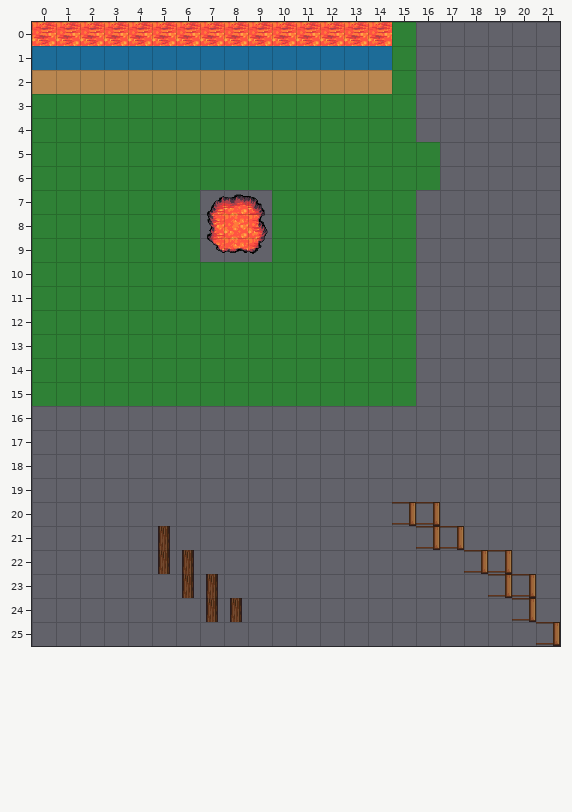
Level history. Tiled map: raw/map01.tmx. The first picture shows the starting point.
Cells are 32x32 px. Shown: x 0..21, y 0..25.
Once edited:
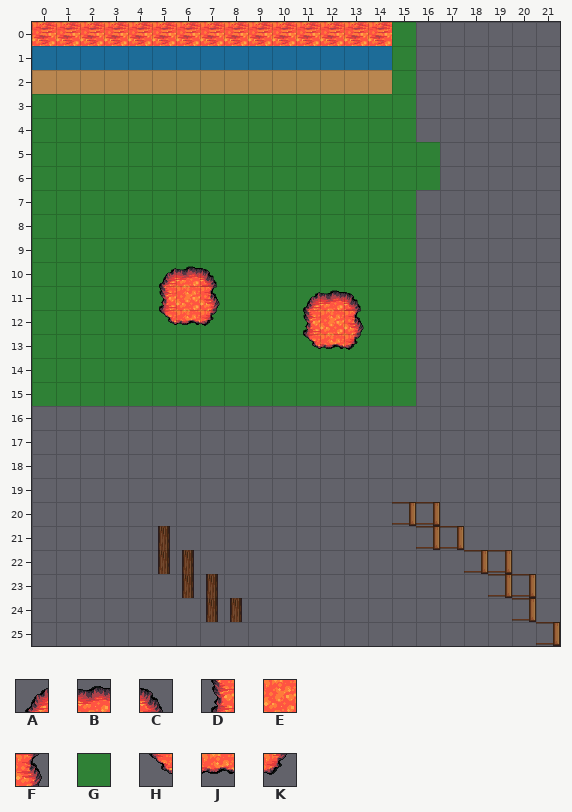
Key: from "tileset01": A 271, B 272, C 273, D 303, E 304, F 305, G 310, H 335, J 336, K 337.
_ is an empty cell, . an unchanged one.
Tiles of an added or newly shown layer are drawn over the layers below it.
From old to new:
--- layer "Tile Layer 1"
@@ x 7..9 @@
- 7 ABC
- 8 DEF
- 9 HJK
+ 7 GGG
+ 8 GGG
+ 9 GGG
--- layer "Tile Layer 2" (added)
@@ x 5..13 @@
-10 ___......
-11 ___...___
-12 ___...___
-13 ......___
+10 ABC......
+11 DEF...ABC
+12 HJK...DEF
+13 ......HJK
